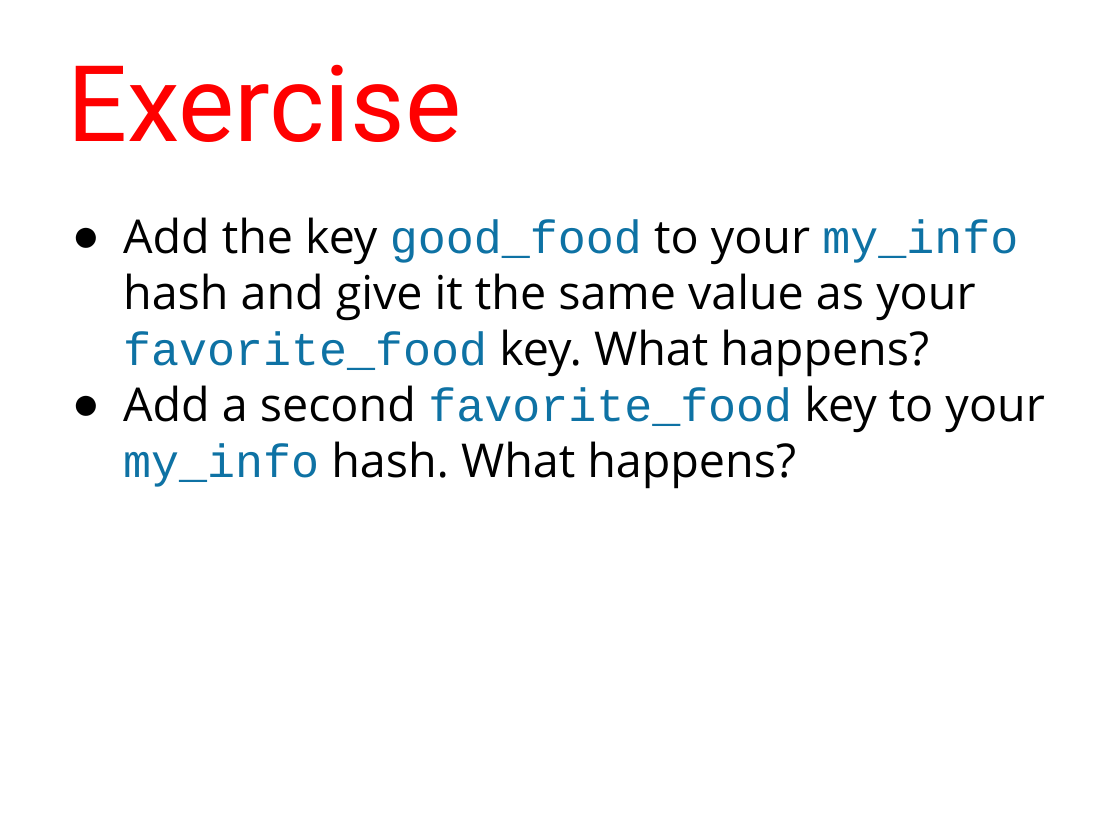
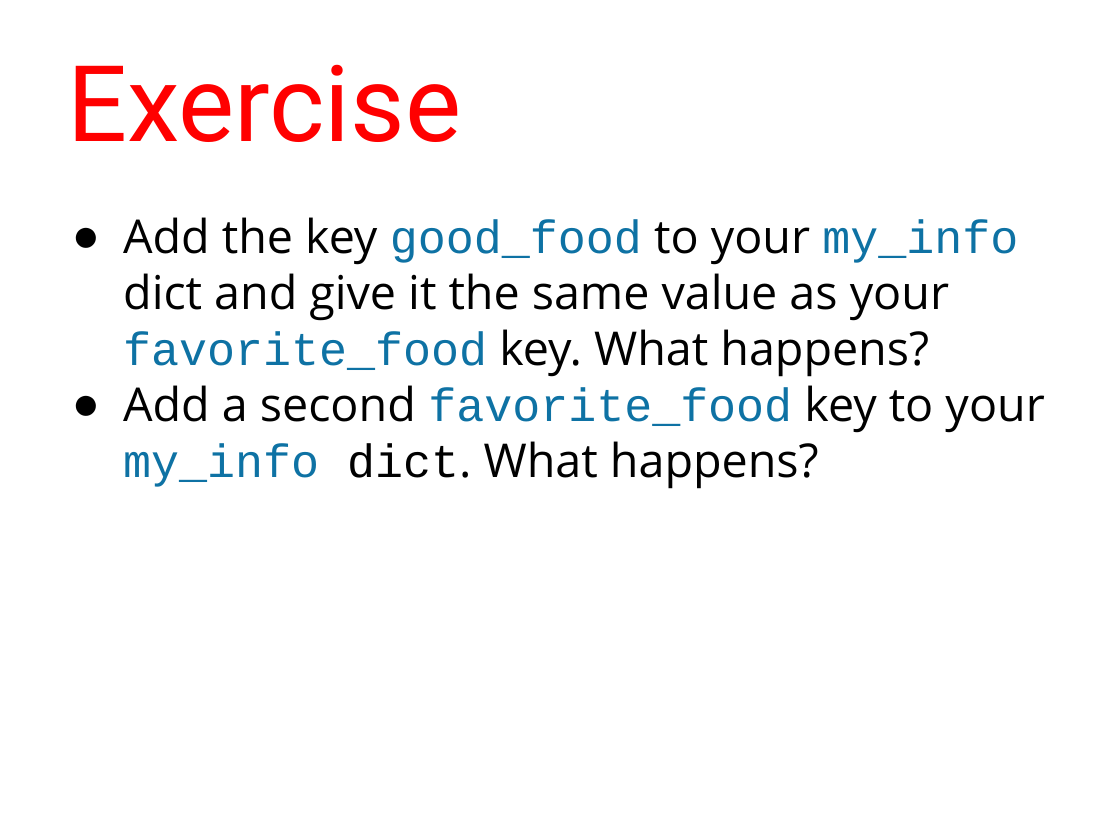
Before and after one commit to humanitiesprogramming/slides, a slide deck: slide 58 of 2017/python/B Done - ish/Python Programming Concepts I.pptx. Drawn at 1120x840 pixels with LibreOffice and Linux fonts; fonts in the diff are those of the drawing. Boxes give left, top, right and bottom in pixels: in the first picture for what was removed or moved away, otherwise in the second. Text is boxed around its words. In the diff, an @@ line names an element or a change of style, - is before the commit and + after.

```diff
--- a/2017/python/B Done - ish/Python Programming Concepts I.pptx
+++ b/2017/python/B Done - ish/Python Programming Concepts I.pptx
@@ text at (x1=123, y1=217, x2=1044, y2=489): text changed @@
-● Add the key good_food to your my_info hash and give it the same value as your favorite_food key. What happens?
-● Add a second favorite_food key to your my_info hash. What happens?
+● Add the key good_food to your my_info dict and give it the same value as your favorite_food key. What happens?
+● Add a second favorite_food key to your my_info dict. What happens?
```
Also in this commit, not shown: 38 other slides changed.
